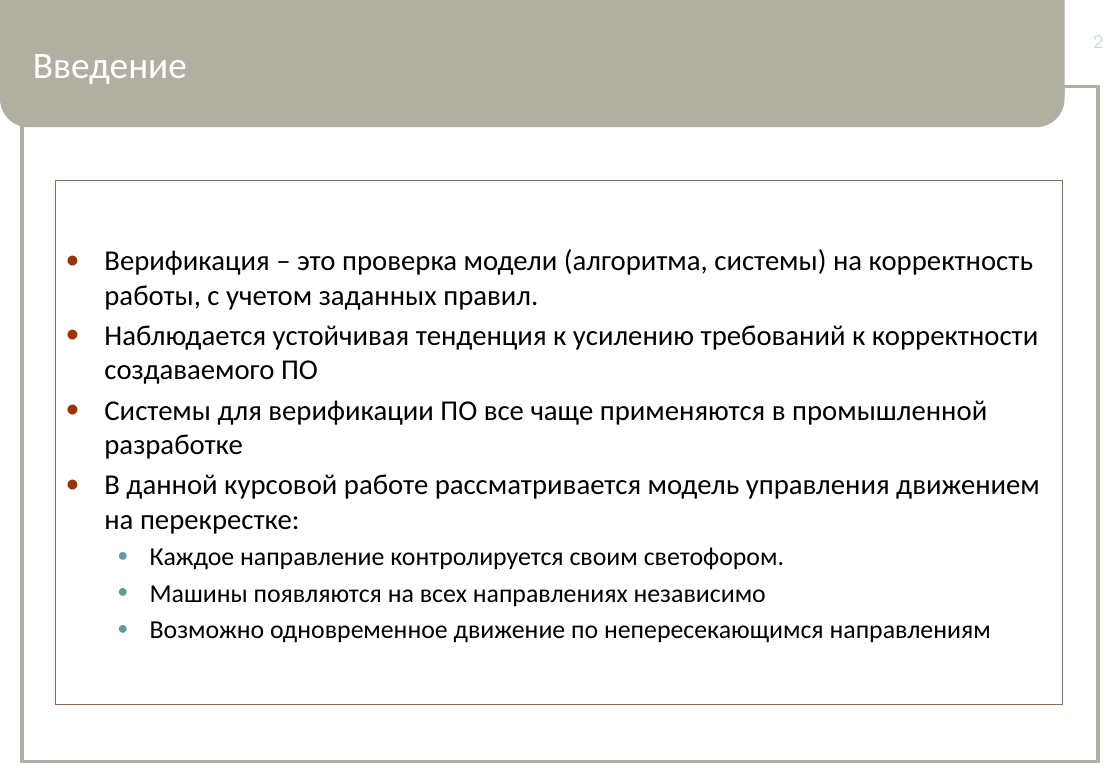
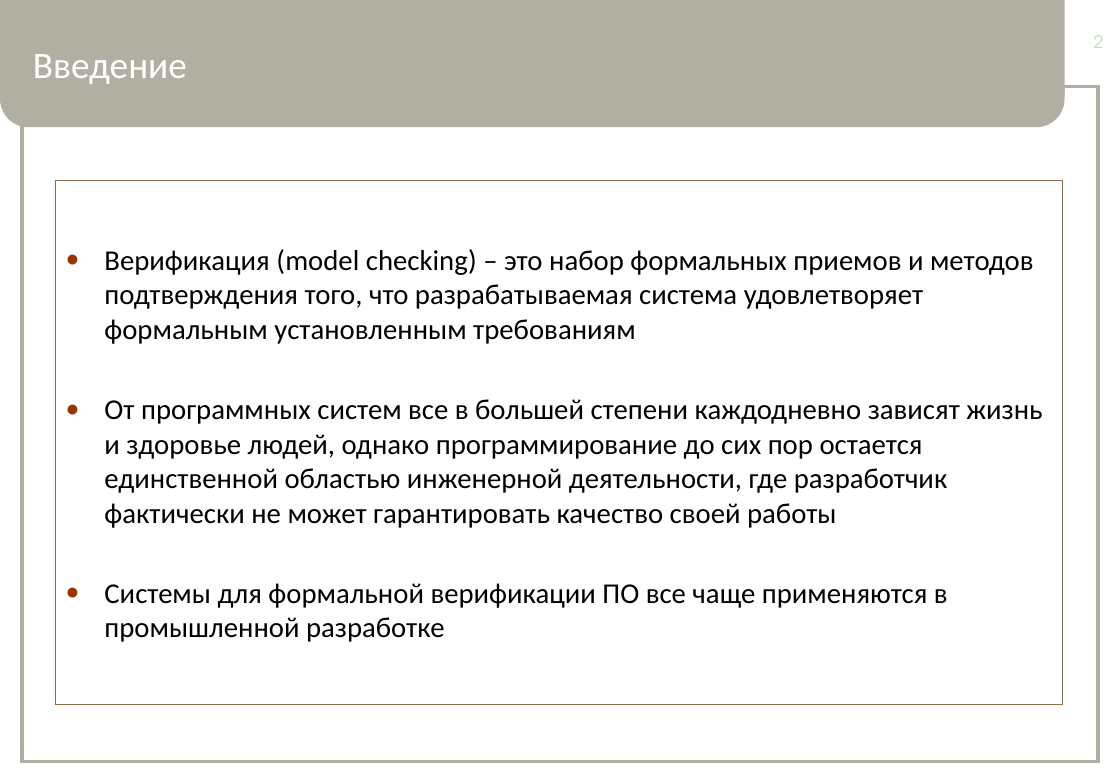
Before and after one commit to tar/verification, a slide deck: slide 2 of 63504-12_Lukashin_A_presentation.pptx. Drawn at 1120x775 pixels with LibreOffice and Linux fonts; fonts in the diff are those of the drawing. Boxes give left, top, right and bottom in pixels: in the first picture for what was removed or moved away, otherwise in the second. Text is boxed around its words. In the diff, an @@ line names an element or a change of style, - is before the commit and + after.

```diff
--- a/63504-12_Lukashin_A_presentation.pptx
+++ b/63504-12_Lukashin_A_presentation.pptx
@@ text at [104, 249, 1042, 642]: text changed @@
-● Верификация – это проверка модели (алгоритма, системы) на корректность работы, с учетом заданных правил.
-● Наблюдается устойчивая тенденция к усилению требований к корректности создаваемого ПО
-● Системы для верификации ПО все чаще применяются в промышленной разработке
-● В данной курсовой работе рассматривается модель управления движением на перекрестке:
-  ● Каждое направление контролируется своим светофором.
-  ● Машины появляются на всех направлениях независимо
-  ● Возможно одновременное движение по непересекающимся направлениям
+● Верификация (model checking) – это набор формальных приемов и методов подтверждения того, что разрабатываемая система удовлетворяет формальным установленным требованиям
+● От программных систем все в большей степени каждодневно зависят жизнь и здоровье людей, однако программирование до сих пор остается единственной областью инженерной деятельности, где разработчик фактически не может гарантировать качество своей работы
+● Системы для формальной верификации ПО все чаще применяются в промышленной разработке
```
Also in this commit, not shown: 2 other slides changed, 2 slides added, 2 slides removed, 3 other files.
